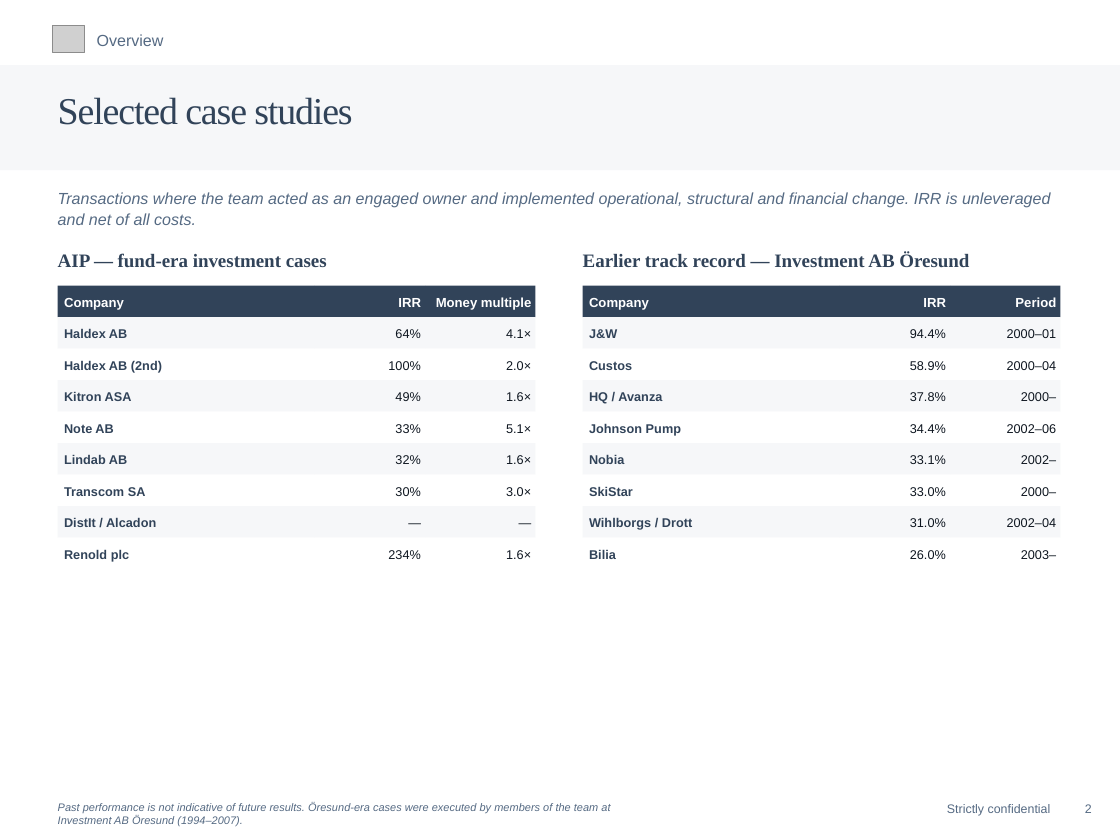
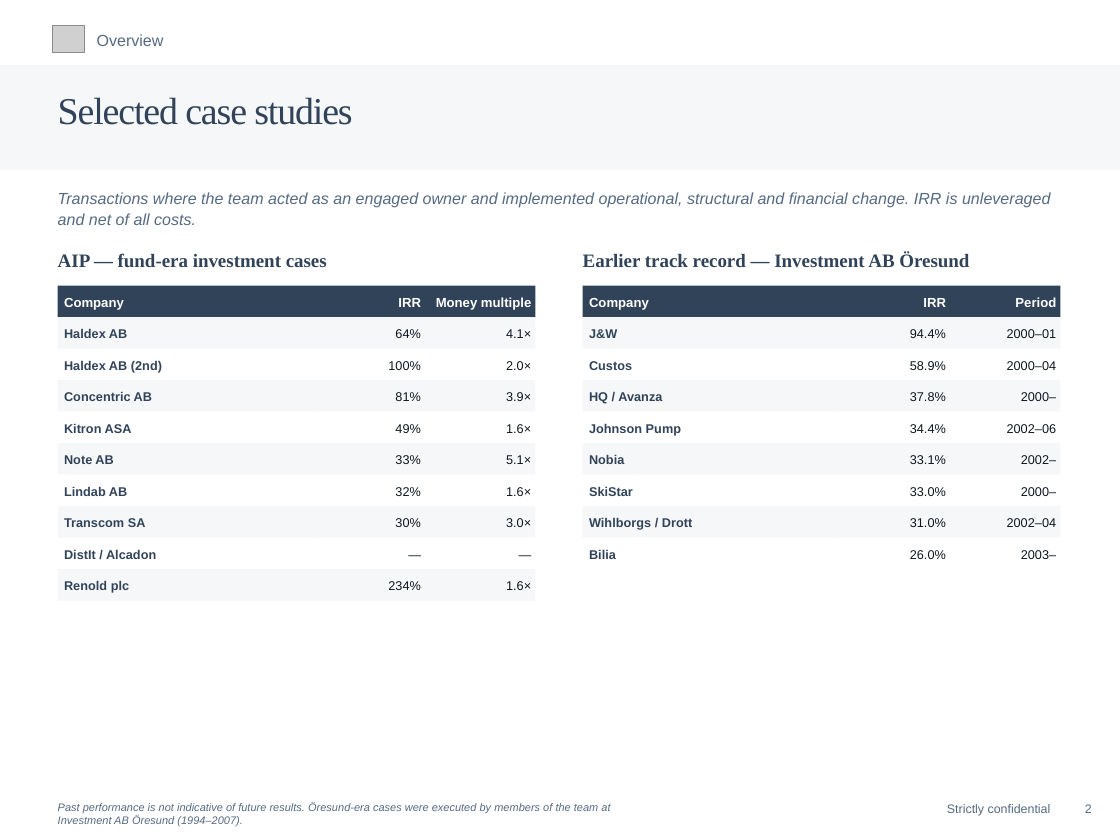
Before and after one commit to charette-lab/Claude, a slide deck: slide 3 of Athanase_Case_Studies.pptx. Drawn at 1120x840 pixels with LibreOffice and Linux fonts; fonts in the diff are those of the drawing; grey boxes stand for pictures. Boxes give left, top, right and bottom in pixels: in the first picture for what was removed or moved away, otherwise in the second. Text is boxed around its words. In the diff, an @@ line names an element or a change of style, - is before the commit and + after.

```diff
--- a/Athanase_Case_Studies.pptx
+++ b/Athanase_Case_Studies.pptx
@@ text added at box(64, 391, 152, 401), 8.7 pt, text #314359, bold @@
+Concentric AB
@@ text added at box(395, 392, 420, 401), 8.7 pt, text #0E1620 @@
+81%
@@ text added at box(506, 392, 531, 401), 8.7 pt, text #0E1620 @@
+3.9×
@@ 18 texts: place and size @@
-18 texts at box(64, 391, 531, 562)
+18 texts at box(64, 423, 531, 593)
@@ rectangle added at box(58, 569, 315, 600), fill #F6F7F9 @@
@@ rectangle added at box(315, 569, 425, 600), fill #F6F7F9 @@
@@ rectangle added at box(425, 569, 535, 600), fill #F6F7F9 @@
```
Also in this commit, not shown: 15 other slides changed, 1 slide added, 1 other file.
